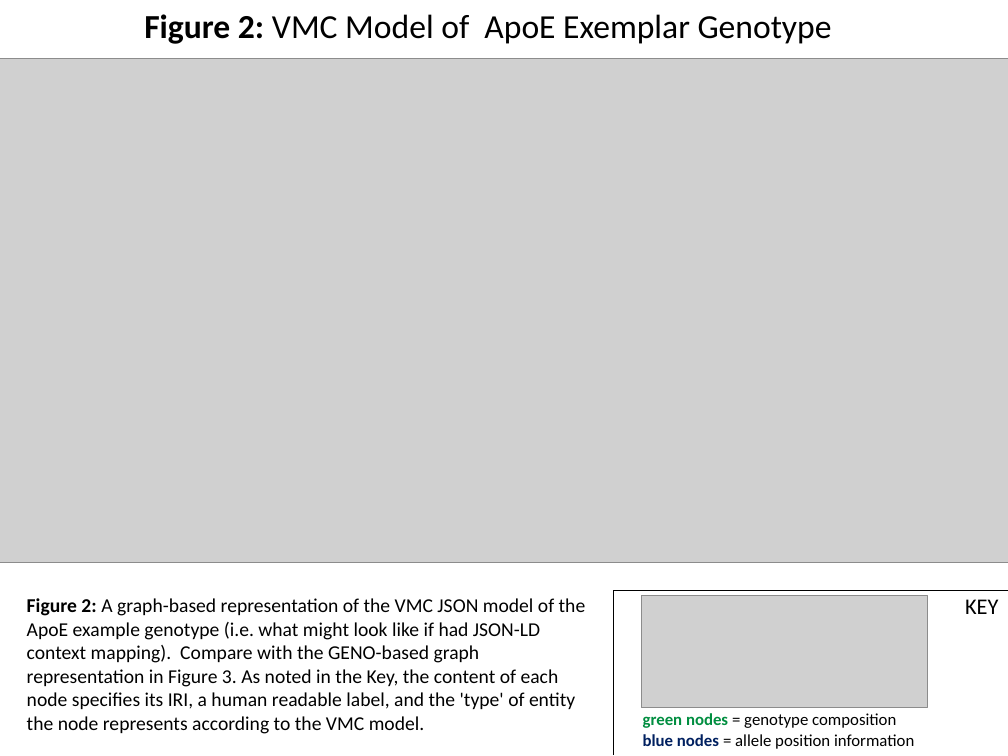
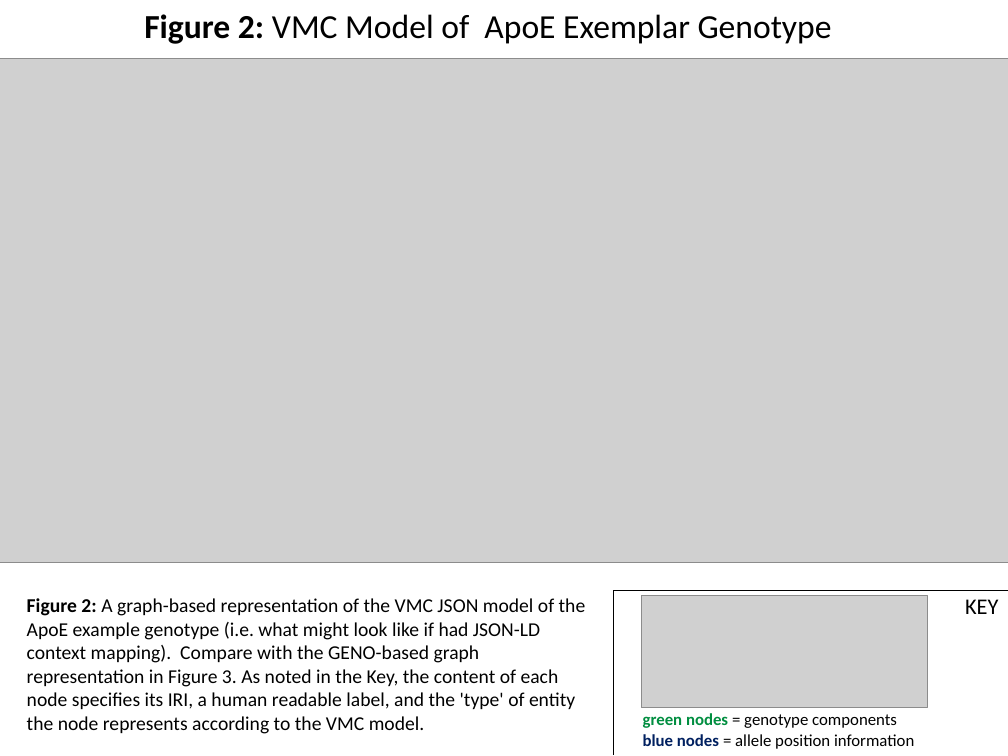
Before and after one commit to monarch-initiative/GENO-ontology, a slide deck: slide 2 of docs/VMC-GENO ApoE example genotype.pptx. Drawn at 1008x756 pixels with LibreOffice and Linux fonts; fonts in the diff are those of the drawing; grey boxes stand for pictures. Boxes give left, top, right and bottom in pixels: in the first picture for what was removed or moved away, otherwise in the second. Text is boxed around its words. In the diff, an @@ line names an element or a change of style, - is before the commit and + after.

```diff
--- a/docs/VMC-GENO ApoE example genotype.pptx
+++ b/docs/VMC-GENO ApoE example genotype.pptx
@@ text at <box>643,713,897,728</box>: text changed @@
-green nodes = genotype composition
+green nodes = genotype components
```
Also in this commit, not shown: 1 other slide changed, 1 other file.
